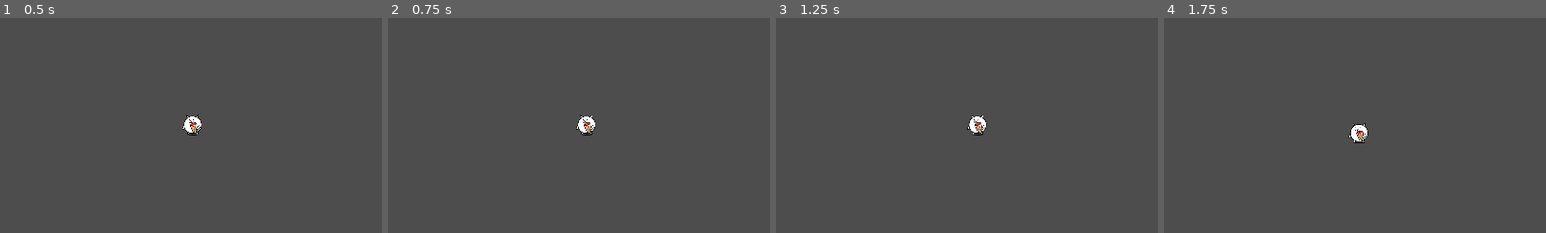
Above: before the commit, frames 1-4 (left to right).
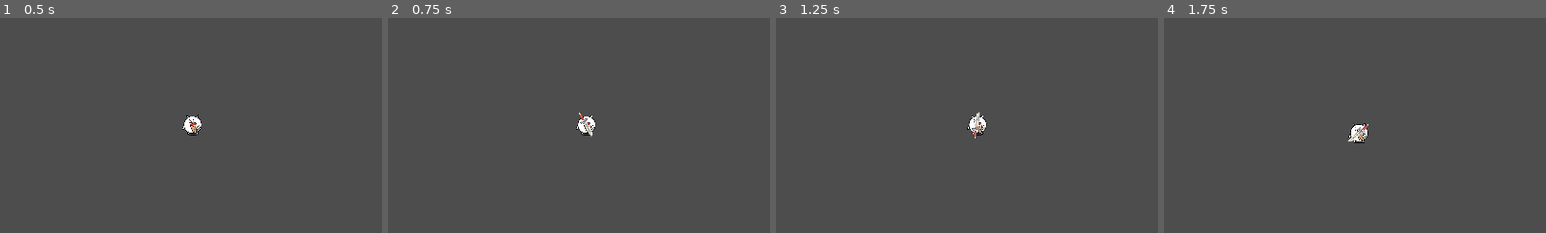
Above: after the commit, the same moments.

Repository: Luckac69/The-Legend-of-Forkner
Game: Godot game, scene res://world.tscn
Two runs of this game, one before a commit and one after it. Both use one fixed random seed, a clock stepped at 60 frames per second and the inputs below.
Inputs (mouse positions are % of the whole screen's width and height, from its top left):
- Up to frame 1 (0.5 s): no input
- Up to frame 2 (0.75 s): tap Enter at 0.5 s; move the mouse to (72, 45) at 0.52 s; hold D (Right) from 0.53 s (still down); click (72, 45) at 0.6 s
- Up to frame 3 (1.25 s): keep holding D (Right)
- Up to frame 4 (1.75 s): move the mouse to (30, 55) at 1.27 s; release D (Right) at 1.28 s; hold S (Down) from 1.28 s (still down); click (30, 55) at 1.35 s
The pictures show only the part of the screen within x 25-75%, y 25-75%; the shares and areas given below are measured in that part.

Frame 1 is identical in both runs. In frame 2, 0.1% of the frame differs, in the area x 50-54%, y 44-56%; in frame 3, 0.1%; in frame 4, 0.1%, in the area x 48-54%, y 49-58%.

Commit message:
Sword
added sword, does'nt do much yet

Diff:
--- a/main_character.gd
+++ b/main_character.gd
@@ -4,14 +4,26 @@
 const SPEED = 300.0
 const STOP = .1
 
+@onready var wepon = $Wepon
+
 
 func _physics_process(delta):
 
+	_movement()
 
-	# Get the input direction and handle the movement/deceleration.
-	# As good practice, you should replace UI actions with custom gameplay actions.
+	if(Input.is_action_just_pressed("Click")):
+		_attack(delta)
 
 
+func _attack(delta):
+	wepon.show()
+	$Wepon/Timer.start()
+	wepon.rotate(5*delta)
+
+
+
+
+func _movement():
 	# Horizantal
 	var xdirection = Input.get_axis("Left", "Right")
 	if xdirection:
@@ -29,5 +41,4 @@
 
 	#FOR Testin 'n stuff
 	print(position)
-
 	move_and_slide()
--- a/main_character.tscn
+++ b/main_character.tscn
@@ -1,7 +1,8 @@
-[gd_scene load_steps=4 format=3 uid="uid://vt6e0dykwru1"]
+[gd_scene load_steps=5 format=3 uid="uid://vt6e0dykwru1"]
 
 [ext_resource type="Texture2D" uid="uid://galxpaqi4ljc" path="res://Sip.png" id="1_gfr5e"]
 [ext_resource type="Script" path="res://main_character.gd" id="1_jql3s"]
+[ext_resource type="PackedScene" uid="uid://880w3djnbmi3" path="res://sword.tscn" id="3_4ifl2"]
 
 [sub_resource type="CircleShape2D" id="CircleShape2D_q1hjr"]
 radius = 56.0089
@@ -19,3 +20,7 @@
 scale = Vector2(1.19565, 2.06703)
 zoom = Vector2(0.25, 0.25)
 position_smoothing_enabled = true
+
+[node name="Wepon" parent="." instance=ExtResource("3_4ifl2")]
+visible = false
+scale = Vector2(-0.5, 0.5)
--- a/project.godot
+++ b/project.godot
@@ -45,3 +45,8 @@
 , Object(InputEventKey,"resource_local_to_scene":false,"resource_name":"","device":-1,"window_id":0,"alt_pressed":false,"shift_pressed":false,"ctrl_pressed":false,"meta_pressed":false,"pressed":false,"keycode":0,"physical_keycode":4194320,"key_label":0,"unicode":0,"echo":false,"script":null)
 ]
 }
+Click={
+"deadzone": 0.5,
+"events": [Object(InputEventMouseButton,"resource_local_to_scene":false,"resource_name":"","device":-1,"window_id":0,"alt_pressed":false,"shift_pressed":false,"ctrl_pressed":false,"meta_pressed":false,"button_mask":0,"position":Vector2(0, 0),"global_position":Vector2(0, 0),"factor":1.0,"button_index":1,"canceled":false,"pressed":false,"double_click":false,"script":null)
+]
+}
--- /dev/null
+++ b/sword.gd
@@ -0,0 +1,15 @@
+extends Node2D
+
+
+# Called when the node enters the scene tree for the first time.
+func _ready():
+	pass # Replace with function body.
+
+
+# Called every frame. 'delta' is the elapsed time since the previous frame.
+func _process(delta):
+	rotate(-5*delta)
+
+
+func _on_timer_timeout():
+	self.hide()
--- /dev/null
+++ b/sword.tscn
@@ -0,0 +1,27 @@
+[gd_scene load_steps=4 format=3 uid="uid://880w3djnbmi3"]
+
+[ext_resource type="Texture2D" uid="uid://bkr3olatjek6d" path="res://Untitled.png" id="1_dmm32"]
+[ext_resource type="Script" path="res://sword.gd" id="1_o4al4"]
+
+[sub_resource type="CapsuleShape2D" id="CapsuleShape2D_peda5"]
+radius = 42.0
+height = 254.0
+
+[node name="Node2D" type="Node2D"]
+script = ExtResource("1_o4al4")
+
+[node name="Sprite2D" type="Sprite2D" parent="."]
+rotation = -0.785398
+texture = ExtResource("1_dmm32")
+
+[node name="Area2D" type="Area2D" parent="."]
+
+[node name="CollisionShape2D" type="CollisionShape2D" parent="Area2D"]
+position = Vector2(4, -67)
+shape = SubResource("CapsuleShape2D_peda5")
+
+[node name="Timer" type="Timer" parent="."]
+process_callback = 0
+one_shot = true
+
+[connection signal="timeout" from="Timer" to="." method="_on_timer_timeout"]
